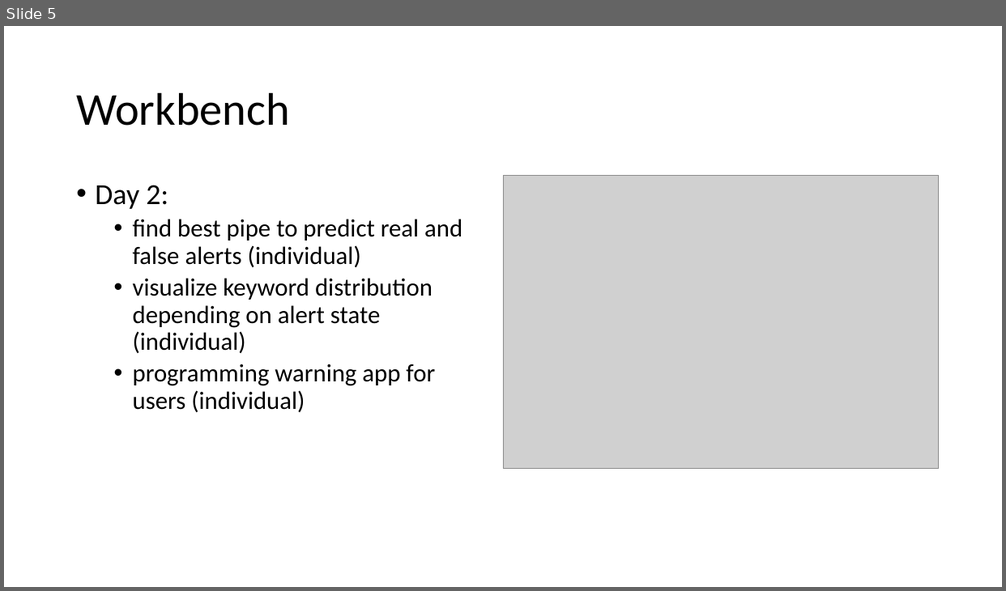
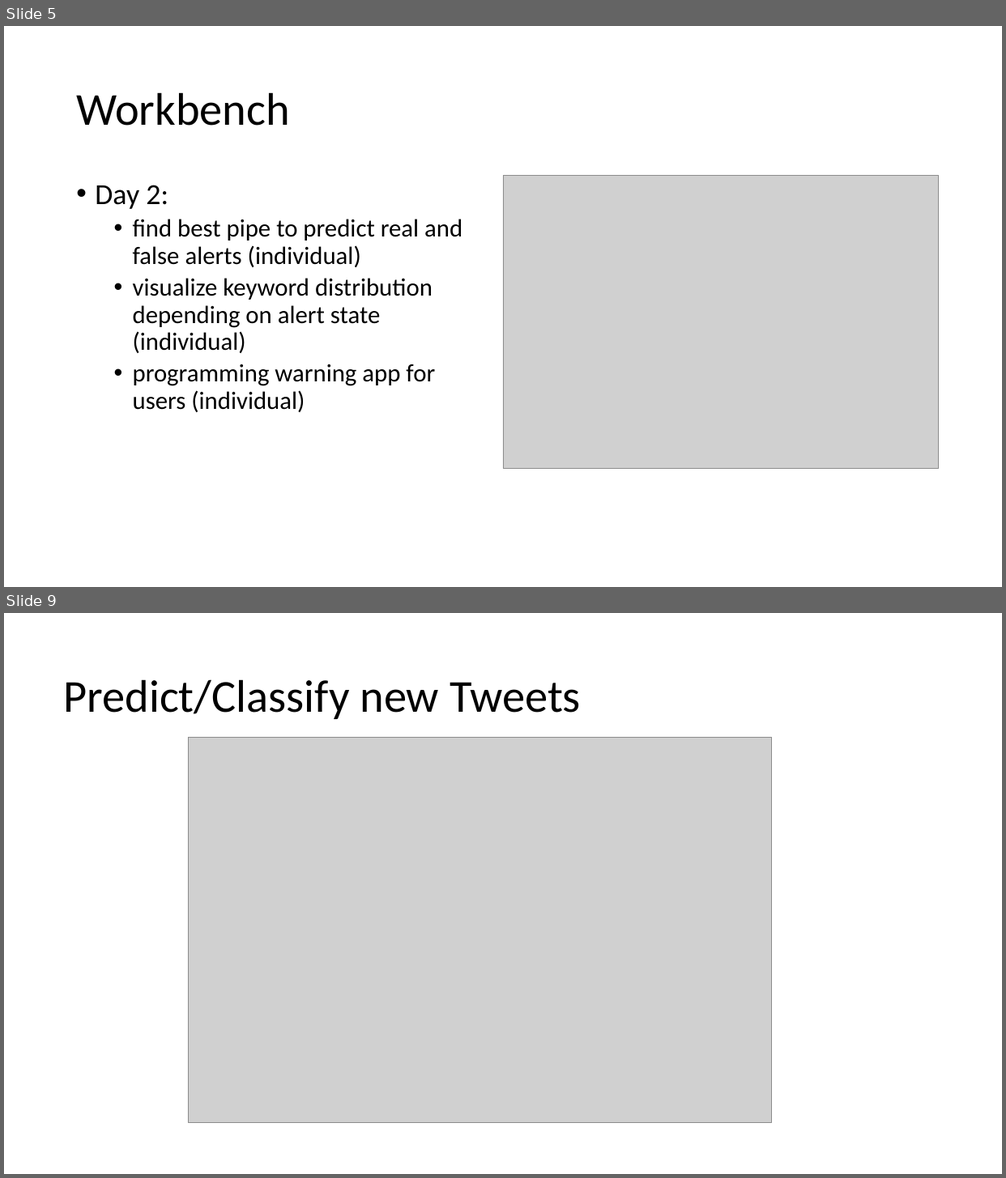
Before and after one commit to julia105/NLP-Project, a slide deck: Presentation Fire.pptx. Shown one above the other, each under a label of ours: slide 5 before the commit, slides 5 and 9 after it; the slides between them are not shown. The pictures are 1006x591 and 1006x1178 pixels, drawn with LibreOffice and Linux fonts; fonts in the diff are those of the drawing; grey boxes stand for pictures. Boxes give left, top, right and bottom in pixels: in the first picture for what was removed or moved away, otherwise in the second. Text is boxed around its words. In the diff, an @@ line names an element or a change of style, - is before the commit and + after.

```diff
--- a/Presentation Fire.pptx
+++ b/Presentation Fire.pptx
@@ slide 9 added at (4, 613, 1002, 1174), background #FFFFFF @@
@@ title added at (63, 679, 581, 719), 44 pt, text #000000 @@
+Predict/Classify new Tweets
@@ picture added at (188, 737, 771, 1122) @@
```
Also in this commit, not shown: 10 slides changed, 2 other slides added.
